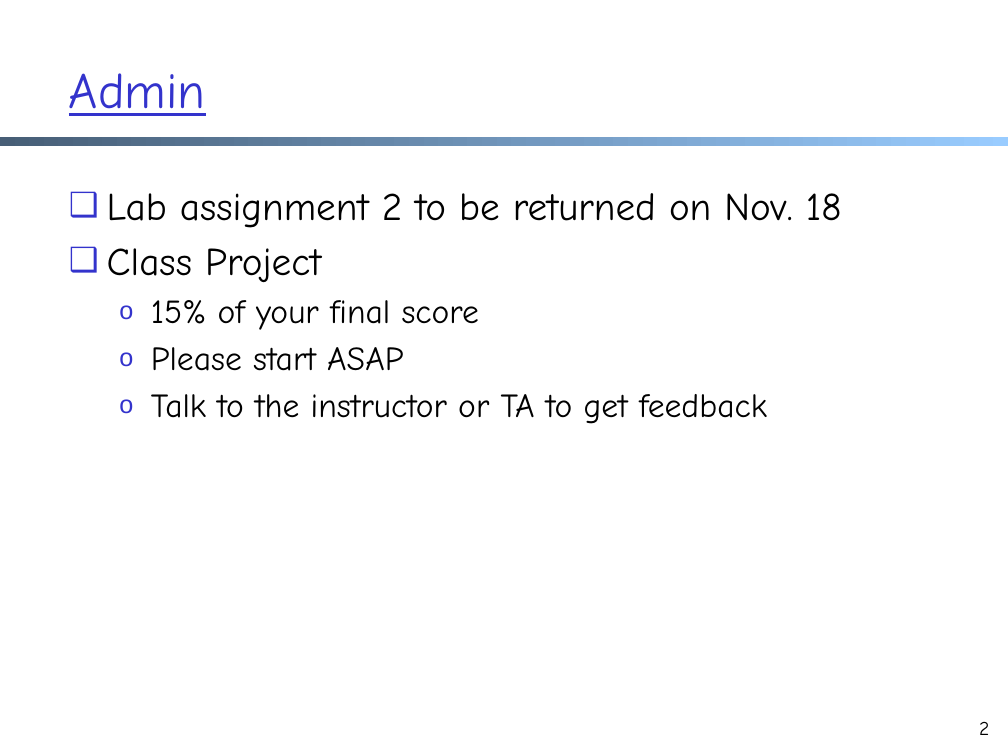
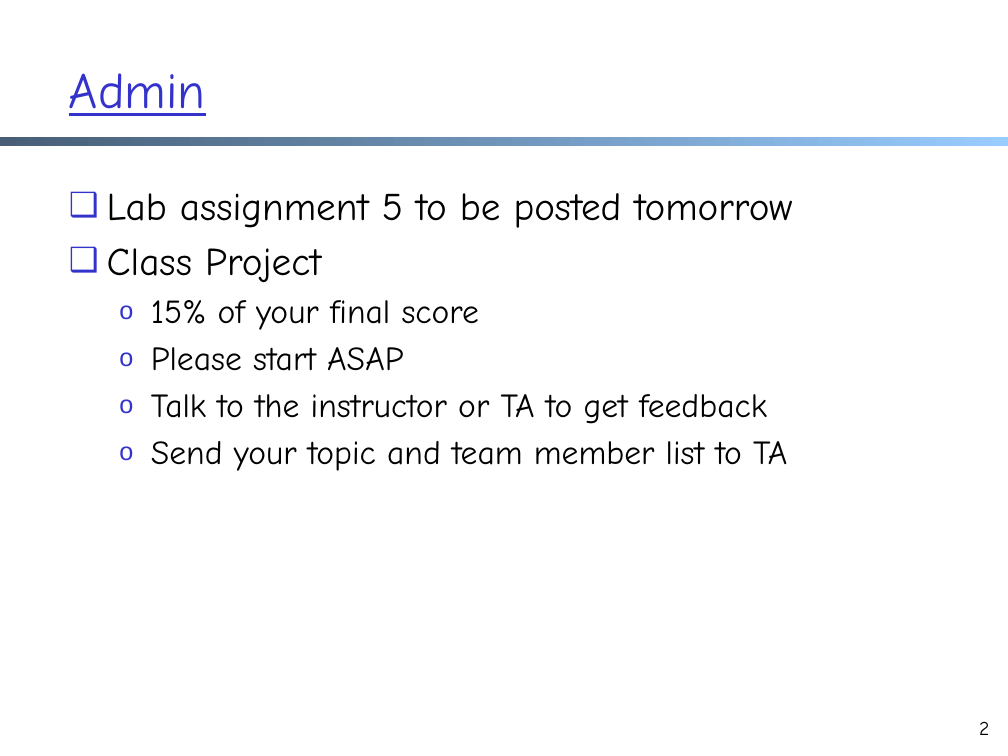
Before and after one commit to xiangq27/xiangq27.github.io, a slide deck: slide 2 of courses/cnns-xmuf21/files/lectures/transport-cc-aimd-reno.pptx. Drawn at 1008x756 pixels with LibreOffice and Linux fonts; fonts in the diff are those of the drawing. Boxes give left, top, right and bottom in pixels: in the first picture for what was removed or moved away, otherwise in the second. Text is boxed around its words. In the diff, an @@ line names an element or a change of style, - is before the commit and + after.

```diff
--- a/courses/cnns-xmuf21/files/lectures/transport-cc-aimd-reno.pptx
+++ b/courses/cnns-xmuf21/files/lectures/transport-cc-aimd-reno.pptx
@@ text at (107,193,793,228): text changed @@
-❑ Lab assignment 2 to be returned on Nov. 18
+❑ Lab assignment 5 to be posted tomorrow
@@ text at (151,441,787,471): paragraph added @@
+  o Send your topic and team member list to TA
```
Also in this commit, not shown: 1 other slide changed, 6 other files.
